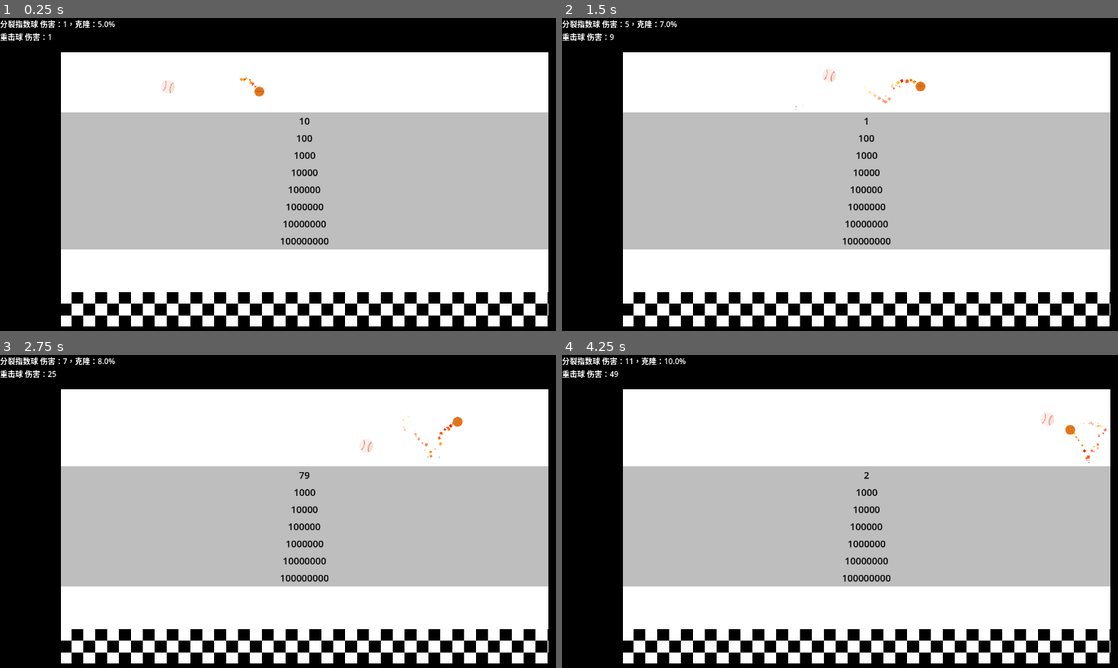
Above: before the commit, frames 1-4 (two rows, left to right).
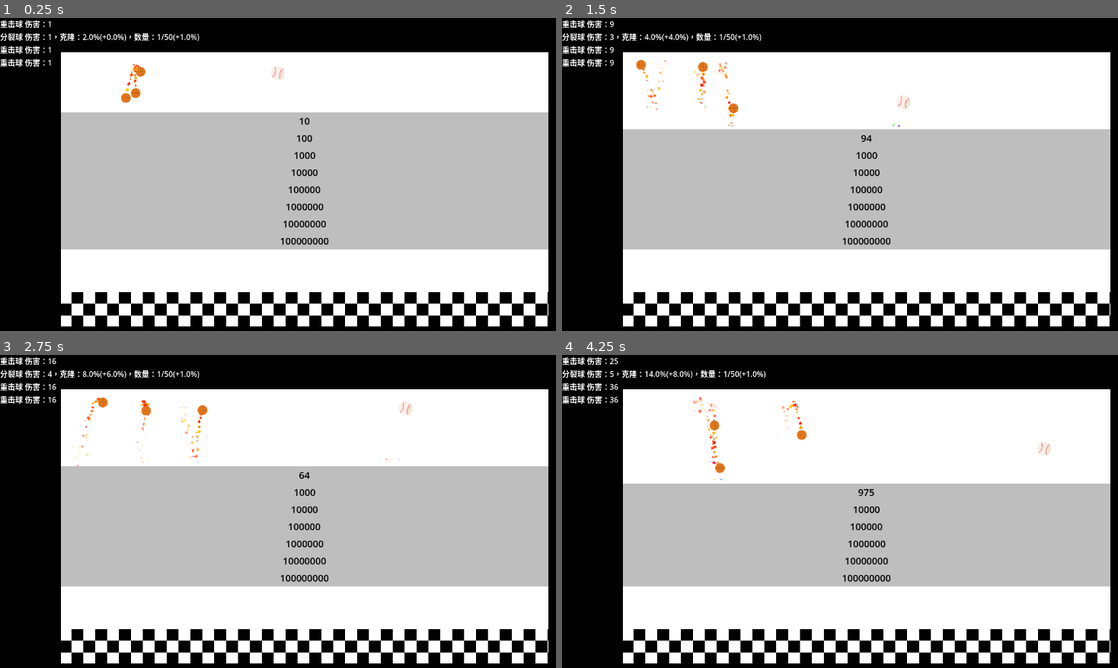
Above: after the commit, the same moments.

Repository: Rundll86/fallingballs
Game: Godot game, scene res://components/World.tscn
Two runs of this game, one before a commit and one after it. Both use one fixed random seed, a clock stepped at 60 frames per second and the inputs below. The engine's default icon, where the game draws it, is replaced by a stand-in: a white triangle on a blue panel in a dark square.
Inputs:
- Up to frame 1 (0.25 s): no input
- Up to frame 2 (1.5 s): no input
- Up to frame 3 (2.75 s): no input
- Up to frame 4 (4.25 s): no input

The runs differ from the first frame. In frame 1, 1.3% of the frame differs, in the area x 0-52%, y 0-28%; in frame 2, 6.3%; in frame 3, 1.6%; in frame 4, 6.5%, in the area x 0-99%, y 0-46%.

Commit message:
feat: 实现分裂球机制并优化物理效果
- 添加WorldManager作为全局管理器
- 实现SplitBall的分裂逻辑和增长机制
- 调整球的物理反弹系数为0.98
- 移除BallBase的@tool注解并添加spawn方法
- 优化PlaygroundBase继承自WorldManager
- 修改SplitBall显示名称为"分裂球"
- 添加随机初始力使球运动更自然

Diff:
--- a/components/Abstracts/BallBase.tscn
+++ b/components/Abstracts/BallBase.tscn
@@ -7,7 +7,7 @@
 
 [sub_resource type="PhysicsMaterial" id="PhysicsMaterial_pm2r4"]
 friction = 0.0
-bounce = 0.97
+bounce = 0.98
 
 [sub_resource type="ParticleProcessMaterial" id="ParticleProcessMaterial_isie4"]
 particle_flag_disable_z = true
--- a/components/Scenes/Balls/SplitBall.tscn
+++ b/components/Scenes/Balls/SplitBall.tscn
@@ -10,7 +10,7 @@
 
 [node name="Ball" instance=ExtResource("1_2e1lw")]
 script = ExtResource("2_kegkv")
-displayName = "分裂指数球"
+displayName = "分裂球"
 
 [node name="attack" parent="sounds" index="0"]
 stream = ExtResource("3_ffe7a")
--- a/components/World.tscn
+++ b/components/World.tscn
@@ -1,15 +1,25 @@
-[gd_scene load_steps=4 format=3 uid="uid://h8i5gxomlxpq"]
+[gd_scene load_steps=4 format=3 uid="uid://crl7o0htphlhh"]
 
 [ext_resource type="PackedScene" uid="uid://d0jigswwk1dgh" path="res://components/Scenes/Playgrounds/GravityBox.tscn" id="1_afrxx"]
 [ext_resource type="PackedScene" uid="uid://cw6int17exqy3" path="res://components/Scenes/Balls/DamageBall.tscn" id="2_6qmjj"]
 [ext_resource type="PackedScene" uid="uid://btvj03fot0k43" path="res://components/Scenes/Balls/SplitBall.tscn" id="2_cnqu2"]
 
-[node name="World" type="Node2D"]
+[node name="Playground" instance=ExtResource("1_afrxx")]
 
-[node name="Playground" parent="." instance=ExtResource("1_afrxx")]
+[node name="hitbox" parent="." index="0"]
+polygon = PackedVector2Array(0, 0, 1317, 0, 1317, 630, 0, 630, 0, 0, 131.7, 63, 131.7, 567, 1185.3, 567, 1185.3, 63, 131.7, 63)
 
-[node name="Ball" parent="Playground" instance=ExtResource("2_cnqu2")]
-position = Vector2(314, 116)
+[node name="texture" parent="." index="2"]
+polygon = PackedVector2Array(0, 0, 1317, 0, 1317, 630, 0, 630, 0, 0, 131.7, 63, 131.7, 567, 1185.3, 567, 1185.3, 63, 131.7, 63)
 
-[node name="Ball2" parent="Playground" instance=ExtResource("2_6qmjj")]
-position = Vector2(506, 126)
+[node name="Ball" parent="." index="13" instance=ExtResource("2_6qmjj")]
+position = Vector2(283, 103)
+
+[node name="Ball2" parent="." index="14" instance=ExtResource("2_cnqu2")]
+position = Vector2(558, 99)
+
+[node name="Ball3" parent="." index="15" instance=ExtResource("2_6qmjj")]
+position = Vector2(283, 103)
+
+[node name="Ball4" parent="." index="16" instance=ExtResource("2_6qmjj")]
+position = Vector2(283, 103)
--- a/scripts/Contents/Balls/SplitBall.gd
+++ b/scripts/Contents/Balls/SplitBall.gd
@@ -1,15 +1,38 @@
 extends BallBase
+class_name SplitBall
 
-var cloneRate = 0.05
+var maxIncreaseRate = 0.01
+var cloneRate = 0.02
+var cloneRateIncreaseSpeed = 0.0
+var canClone = true
+var maxCount = 50
 
 func onAttack(_wall: WallBase):
-	if randf() < cloneRate:
-		clone(Vector2(0, radius * -2)).cloneRate = 0.05
-		cloneRate = 0
+	if BallTool.findBallTyped(SplitBall).size() < maxCount - 2:
+		if randf() < cloneRate:
+			if canClone:
+				clone(Vector2(-radius, radius * -2)).cloneRate = 0.05
+				clone(Vector2(radius, radius * -2)).cloneRate = 0.05
+				canClone = false
+			cloneRate = 0
+			cloneRateIncreaseSpeed = 0
+		else:
+			cloneRate += cloneRateIncreaseSpeed
+			cloneRateIncreaseSpeed += 0.02
+			maxIncreaseRate = clamp(maxIncreaseRate - 0.001, 0.01, INF)
 	else:
-		bounceTime += 1
-		cloneRate += 0.01
+		maxIncreaseRate += 0.001
+		bounceTime += 4
+	if randf() < maxIncreaseRate:
+		maxCount += 1
 func getDamage():
 	return bounceTime + 1
 func applyInfo():
-	return "伤害：%s，克隆：%s" % [value(getDamage()), percent(cloneRate)]
+	return "伤害：%s，克隆：%s(+%s)，数量：%s/%s(+%s)" % [
+		value(getDamage()),
+		percent(cloneRate),
+		percent(cloneRateIncreaseSpeed),
+		BallTool.findBallTyped(SplitBall).size(),
+		maxCount,
+		percent(maxIncreaseRate)
+	]
--- a/scripts/Statemachines/BallBase.gd
+++ b/scripts/Statemachines/BallBase.gd
@@ -1,4 +1,3 @@
-@tool
 extends RigidBody2D
 class_name BallBase
 
@@ -23,7 +22,8 @@
 				playSound("attack")
 				EffectBase.create("HitWall", position + Vector2(0, radius), 0, get_parent())
 	)
-	apply_central_force(Vector2(10000, 0))
+	apply_central_force(Vector2(10000 * randf_range(-1, 1), 10000 * randf_range(-1, 1)))
+	spawn()
 func _process(_delta):
 	hitbox.shape.radius = radius
 	mask.radius = radius
@@ -48,6 +48,8 @@
 func percent(data) -> String:
 	return "%.1f%%" % (data * 100)
 
+func spawn():
+	pass
 func getDamage():
 	return 1
 func onAttack(_wall: WallBase):
--- a/scripts/Statemachines/PlaygroundBase.gd
+++ b/scripts/Statemachines/PlaygroundBase.gd
@@ -1,5 +1,5 @@
 @tool
-extends StaticBody2D
+extends WorldManager
 class_name PlaygroundBase
 
 @export var borderColor: Color = Color.BLACK
@@ -16,7 +16,8 @@
 	texture.anchor = borderPolygon
 	hitbox.polygon = texture.polygon
 	background.color = backgroundColor
-	ballInfo.text = getBallInfo()
+	if not Engine.is_editor_hint():
+		ballInfo.text = getBallInfo()
 
 func getAllBalls() -> Array[BallBase]:
 	var result: Array[BallBase] = []
@@ -25,7 +26,7 @@
 			result.append(child)
 	return result
 func getBallInfo() -> String:
-	var result: String = ""
+	var result = ""
 	for ball in getAllBalls():
 		if not ball.byClone:
 			result += ball.getInfo() + "\n"
--- /dev/null
+++ b/scripts/Tools/BallTool.gd
@@ -0,0 +1,8 @@
+class_name BallTool
+
+static func findBallTyped(typeClass: Script) -> Array[BallBase]:
+	var result: Array[BallBase] = []
+	for i in WorldManager.root.get_children():
+		if i is BallBase and i.get_script() == typeClass:
+			result.append(i)
+	return result
--- /dev/null
+++ b/scripts/Tools/Managers/WorldManager.gd
@@ -0,0 +1,9 @@
+extends StaticBody2D
+class_name WorldManager
+
+static var root: Node2D
+static var tree: SceneTree
+
+func _ready():
+	root = self
+	tree = get_tree()
